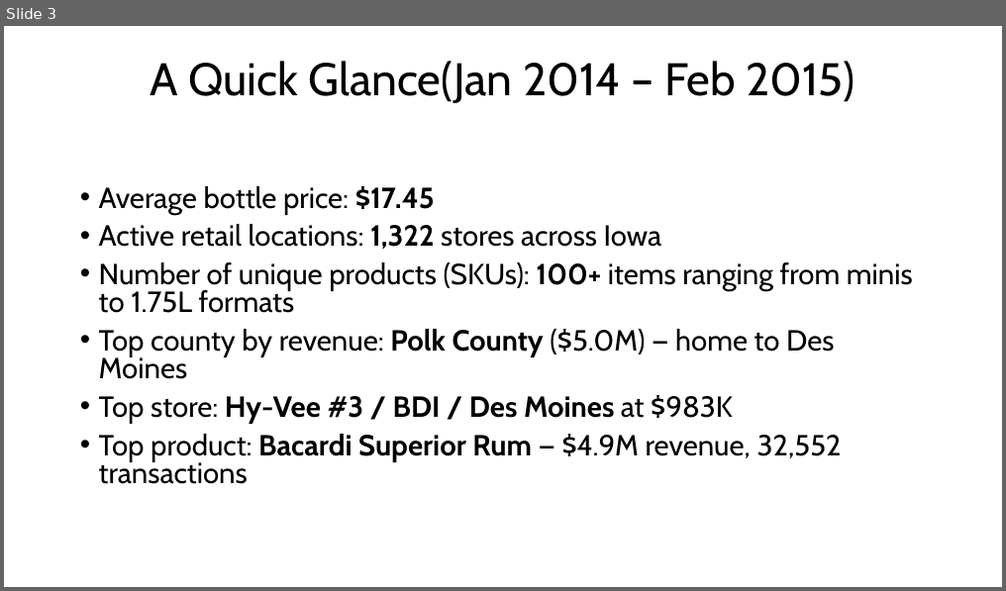
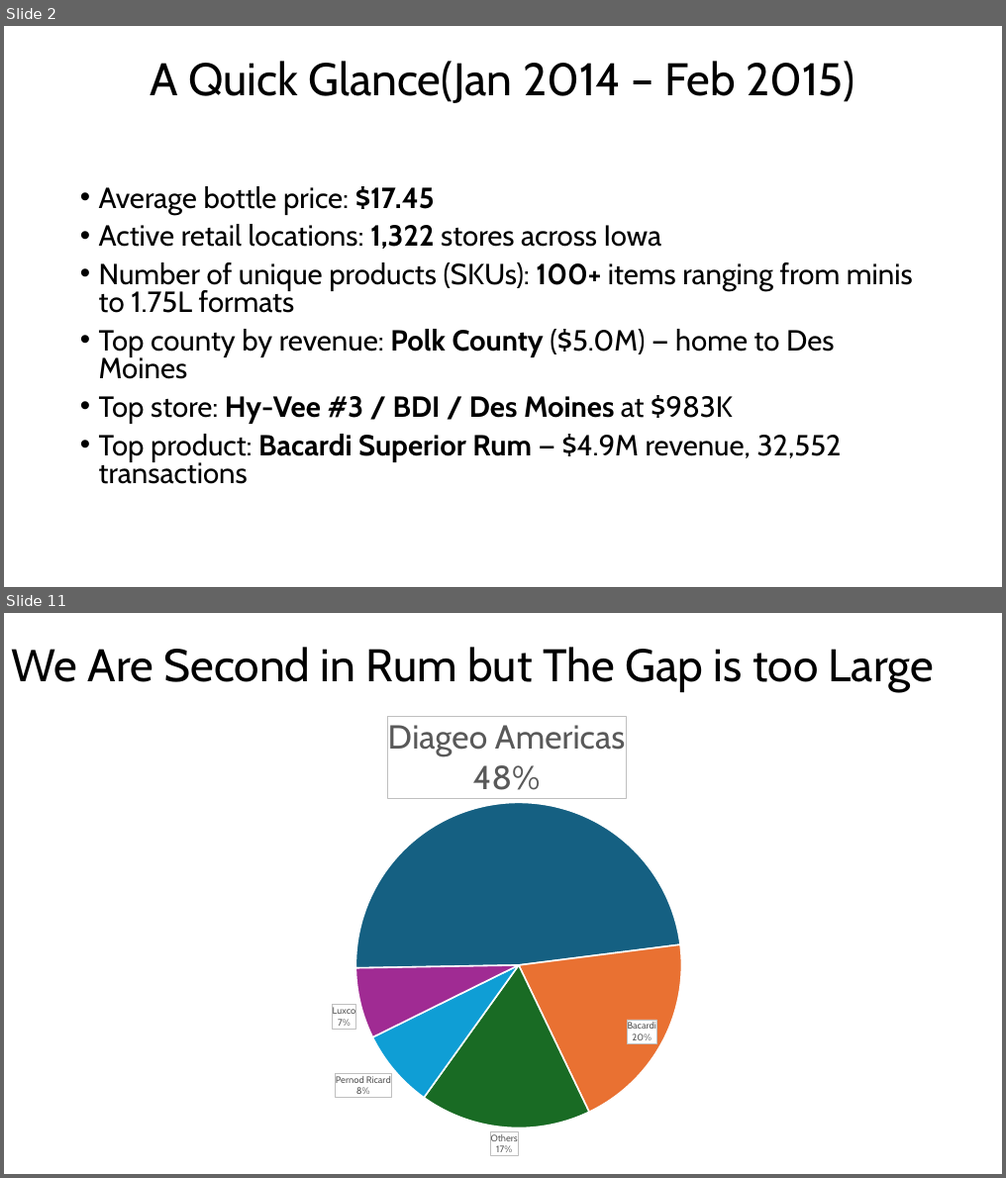
Before and after one commit to OKRR66/data-analytics, a slide deck: week-04/Bacardi_Analysis.odp. Shown one above the other, each under a label of ours: slide 3 before the commit, slides 2 and 11 after it; the slides between them are not shown. The pictures are 1006x591 and 1006x1178 pixels, drawn with LibreOffice and Linux fonts; fonts in the diff are those of the drawing. Boxes give left, top, right and bottom in pixels: in the first picture for what was removed or moved away, otherwise in the second. Text is boxed around its words. In the diff, an @@ line names an element or a change of style, - is before the commit and + after.

```diff
--- a/week-04/Bacardi_Analysis.odp
+++ b/week-04/Bacardi_Analysis.odp
@@ slide 11 added at [4,613,1002,1174], background #FFFFFF @@
@@ title added at [12,647,935,692], 44 pt, text #000000 @@
+We Are Second in Rum but The Gap is too Large
@@ pie chart added at [44,706,969,1167] @@
+categories: Diageo Americas, Bacardi, Others, Pernod Ricard, Luxco
+Series 1: 48, 20, 17, 8, 7
@@ what was slide 3 is now slide 2 @@
```
Also in this commit, not shown: 1 slide changed, 8 other slides added, 1 slide removed, 15 other files.
